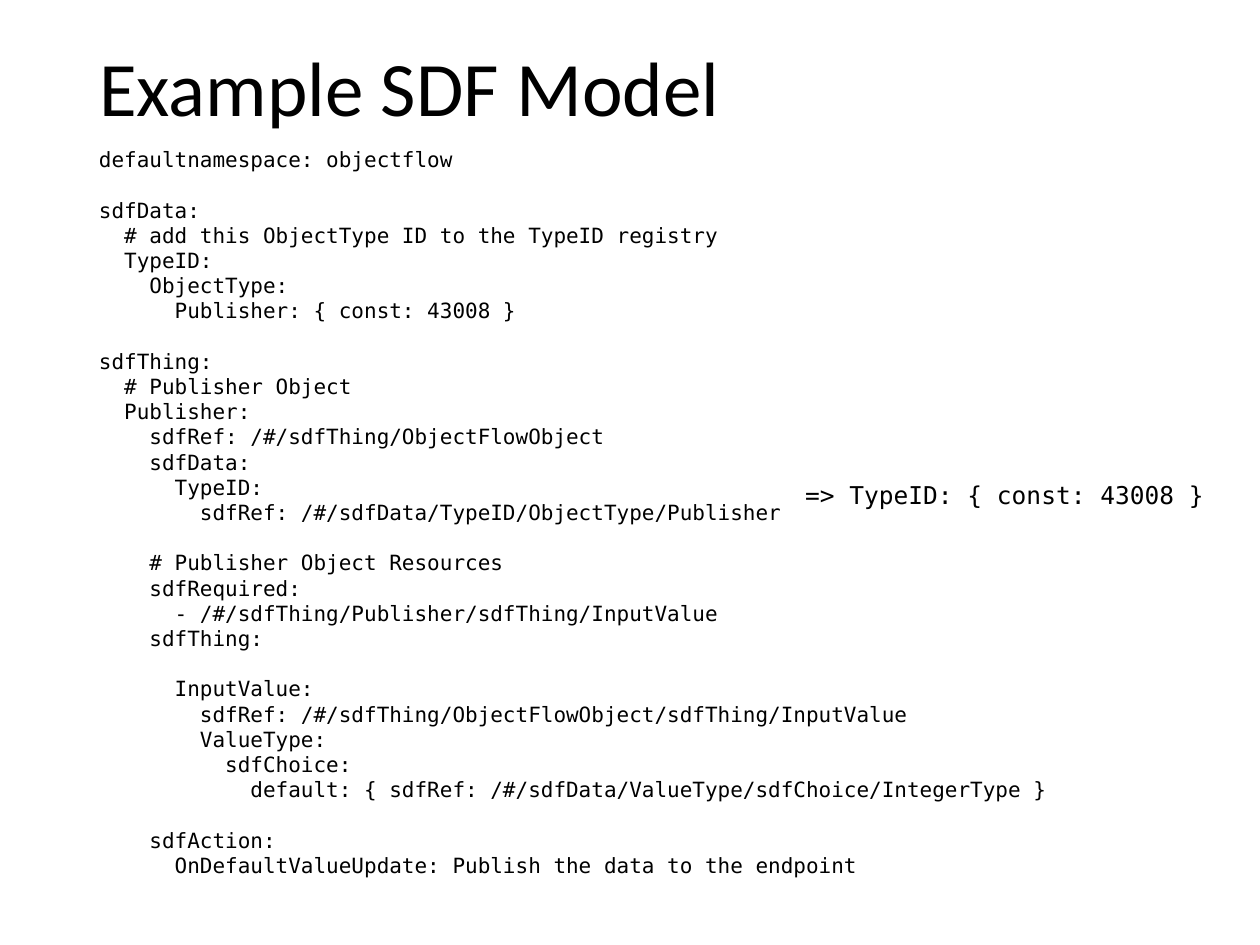
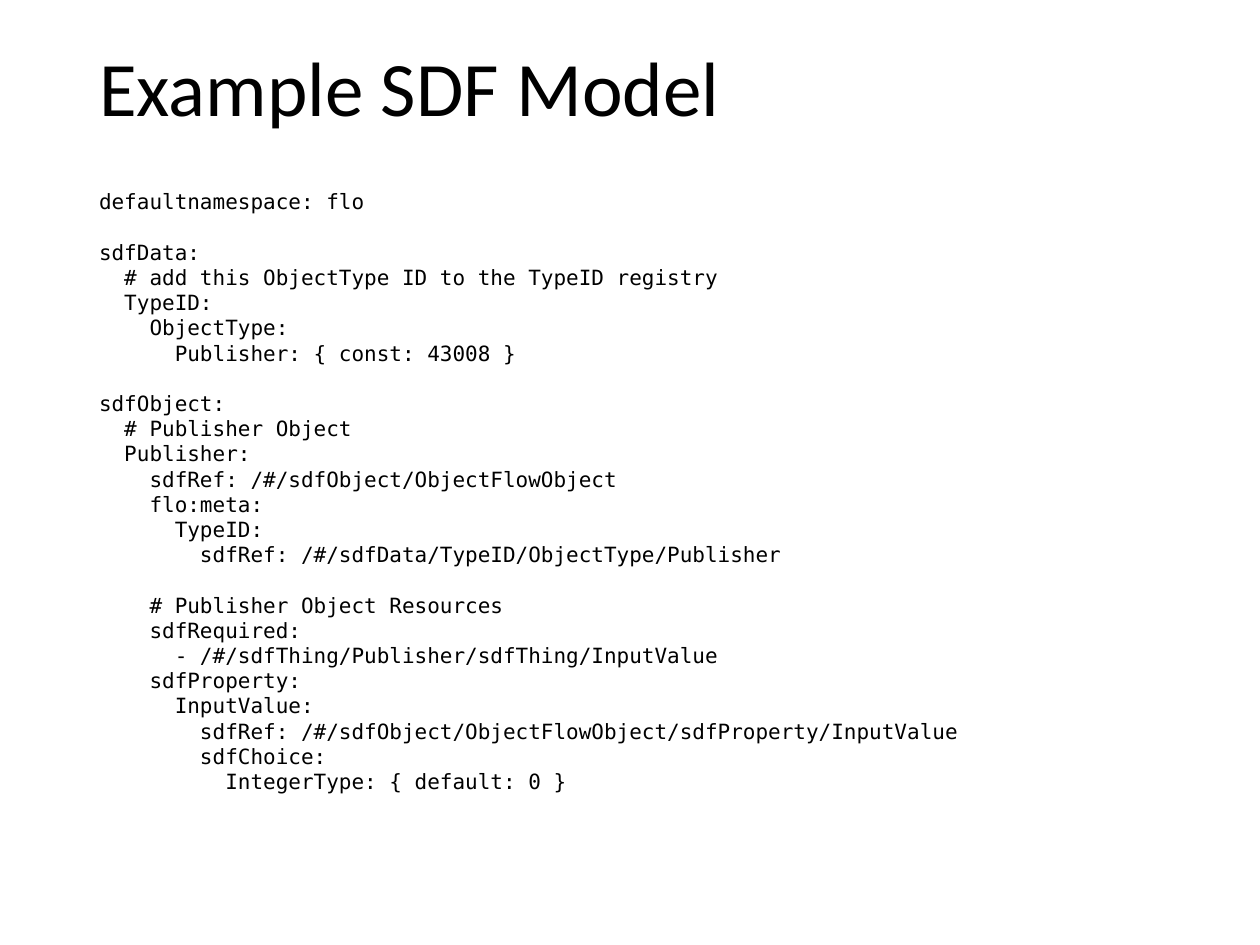
Before and after one commit to mjkoster/ObjectFlow, a slide deck: slide 15 of Documents/ObjectFlow.pptx. Drawn at 1260x945 pixels with LibreOffice and Linux fonts; fonts in the diff are those of the drawing. Boxes give left, top, right and bottom in pixels: in the first picture for what was removed or moved away, otherwise in the second. Text is boxed around its words. In the diff, an @@ line names an element or a change of style, - is before the commit and + after.

```diff
--- a/Documents/ObjectFlow.pptx
+++ b/Documents/ObjectFlow.pptx
@@ text at (x1=99, y1=193, x2=958, y2=794): text changed @@
-defaultnamespace: objectflow
-sdfData:
-# add this ObjectType ID to the TypeID registry
-TypeID:
-ObjectType:
-Publisher: { const: 43008 }
-sdfThing:
-# Publisher Object
-Publisher:
-sdfRef: /#/sdfThing/ObjectFlowObject
-sdfData:
-TypeID:
-sdfRef: /#/sdfData/TypeID/ObjectType/Publisher
-# Publisher Object Resources
-sdfRequired:
-- /#/sdfThing/Publisher/sdfThing/InputValue
-sdfThing:
-InputValue:
-sdfRef: /#/sdfThing/ObjectFlowObject/sdfThing/InputValue
-ValueType:
-sdfChoice:
-default: { sdfRef: /#/sdfData/ValueType/sdfChoice/IntegerType }
-sdfAction:
-OnDefaultValueUpdate: Publish the data to the endpoint
+defaultnamespace: flo
+sdfData:
+# add this ObjectType ID to the TypeID registry
+TypeID:
+ObjectType:
+Publisher: { const: 43008 }
+sdfObject:
+# Publisher Object
+Publisher:
+sdfRef: /#/sdfObject/ObjectFlowObject
+flo:meta:
+TypeID:
+sdfRef: /#/sdfData/TypeID/ObjectType/Publisher
+# Publisher Object Resources
+sdfRequired:
+- /#/sdfThing/Publisher/sdfThing/InputValue
+sdfProperty:
+InputValue:
+sdfRef: /#/sdfObject/ObjectFlowObject/sdfProperty/InputValue
+sdfChoice:
+IntegerType: { default: 0 }
@@ text removed at (x1=849, y1=485, x2=1174, y2=509) @@
-=> TypeID: { const: 43008 }
```
Also in this commit, not shown: 3 other slides changed, 1 other file.
